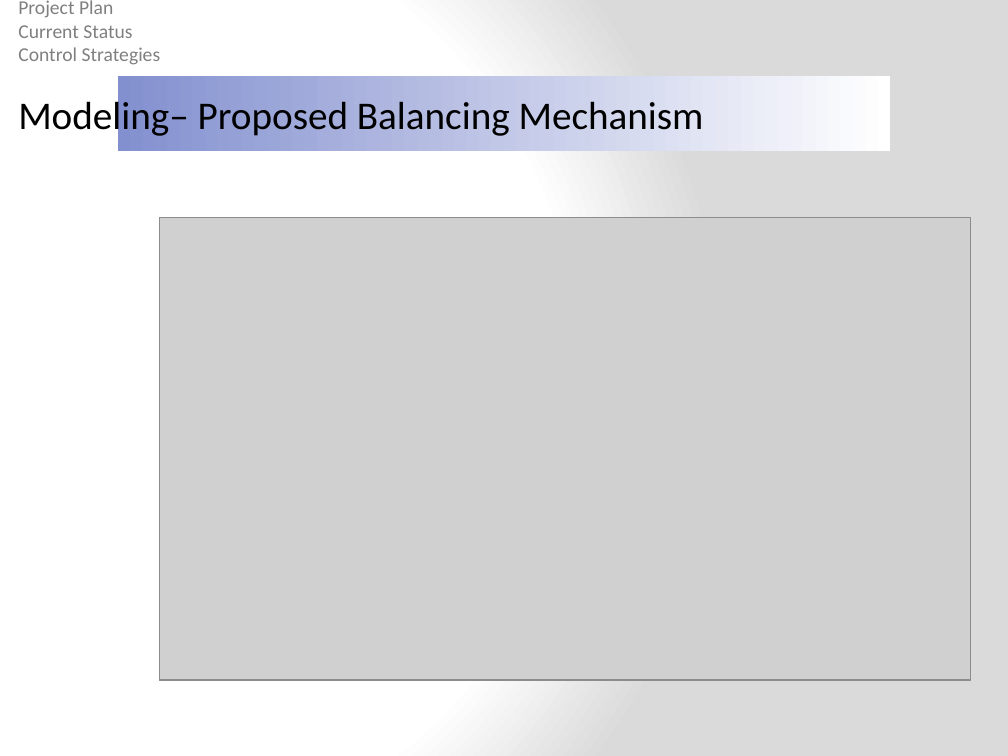
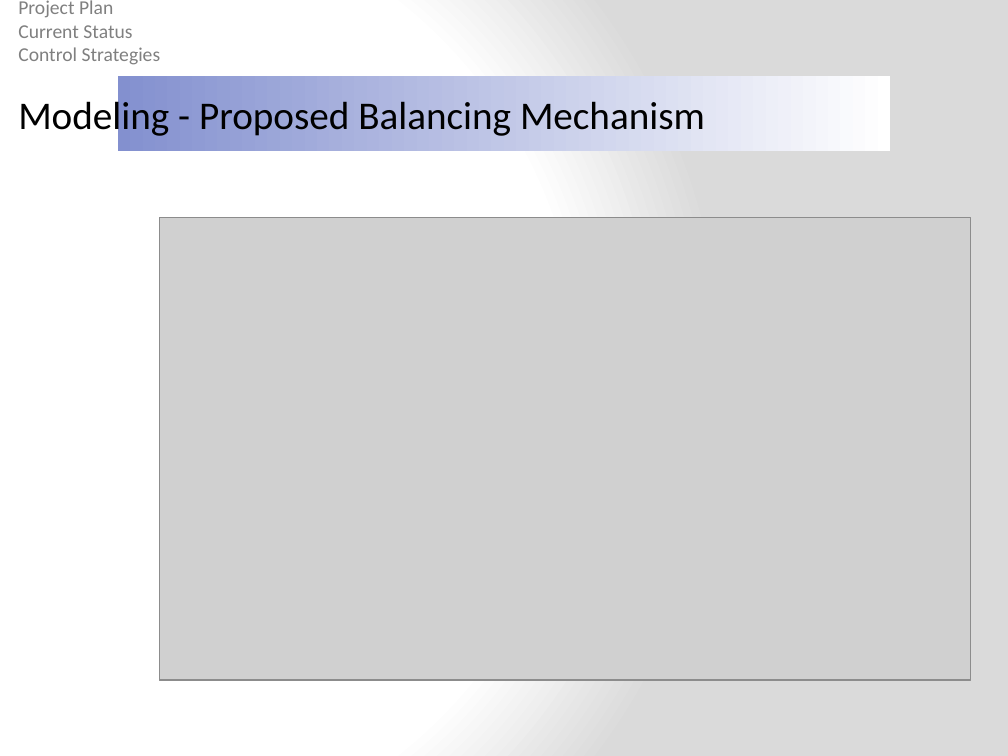
Before and after one commit to ruffsl/ROBO, a slide deck: slide 18 of Documentation/Design Reviews/Design Review 1.pptx. Drawn at 1008x756 pixels with LibreOffice and Linux fonts; fonts in the diff are those of the drawing; grey boxes stand for pictures; background and template pictures are left out. Boxes give left, top, right and bottom in pixels: in the first picture for what was removed or moved away, otherwise in the second. Text is boxed around its words. In the diff, an @@ line names an element or a change of style, - is before the commit and + after.

```diff
--- a/Documentation/Design Reviews/Design Review 1.pptx
+++ b/Documentation/Design Reviews/Design Review 1.pptx
@@ text at bbox=[18, 96, 705, 139]: text changed @@
-Modeling– Proposed Balancing Mechanism
+Modeling - Proposed Balancing Mechanism
```
Also in this commit, not shown: 2 other slides changed, 3 slides added.
